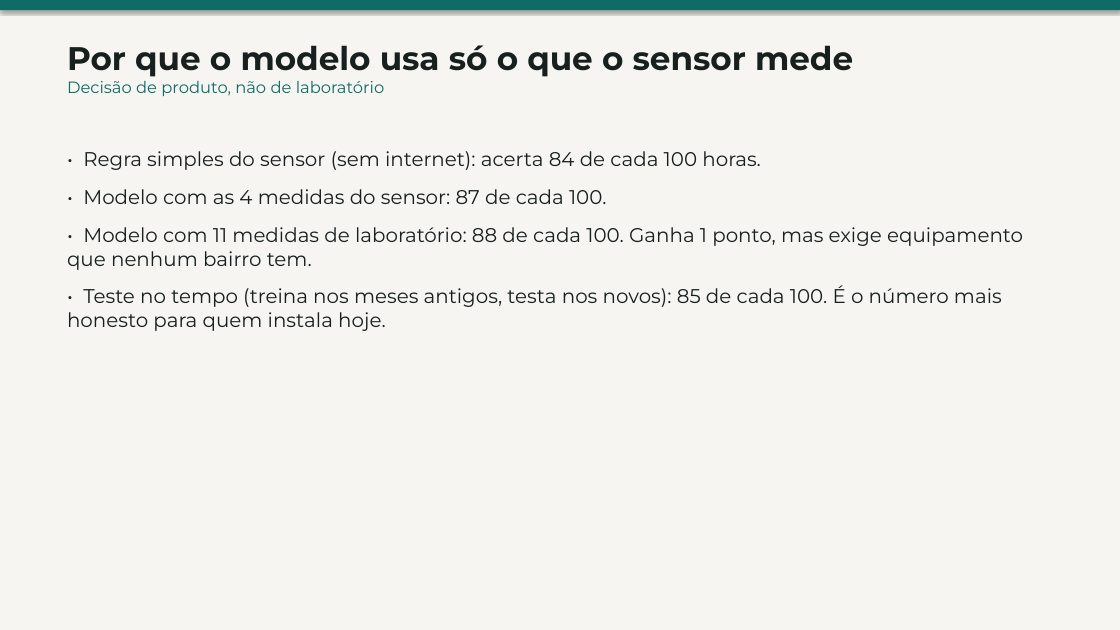
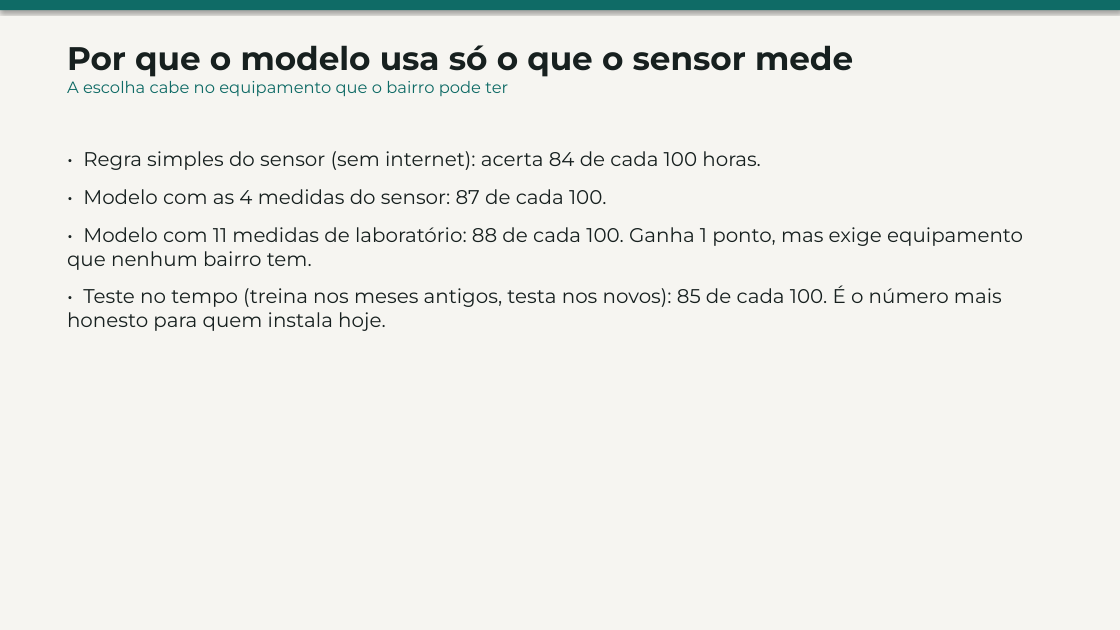
Before and after one commit to iskisraell/respiracidadao-gs, a slide deck: slide 6 of docs/06_RespiraCidadao_ML_Slides.pptx. Drawn at 1120x630 pixels with LibreOffice and Linux fonts; fonts in the diff are those of the drawing. Boxes give left, top, right and bottom in pixels: in the first picture for what was removed or moved away, otherwise in the second. Text is boxed around its words. In the diff, an @@ line names an element or a change of style, - is before the commit and + after.

```diff
--- a/docs/06_RespiraCidadao_ML_Slides.pptx
+++ b/docs/06_RespiraCidadao_ML_Slides.pptx
@@ text at bbox=[67, 81, 508, 96]: text changed @@
-Decisão de produto, não de laboratório
+A escolha cabe no equipamento que o bairro pode ter
```
Also in this commit, not shown: 1 other slide changed, 1 slide added, 55 other files.
